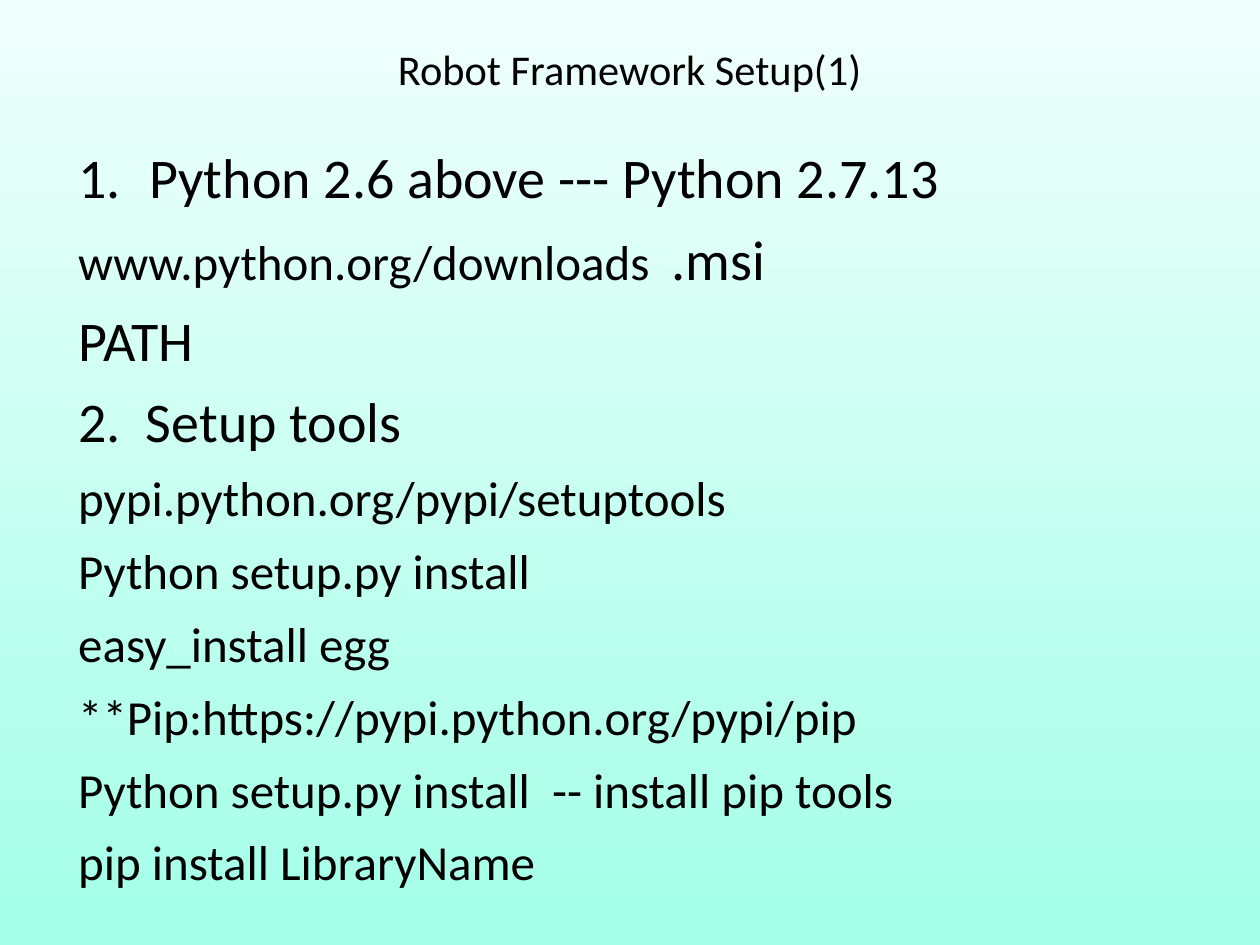
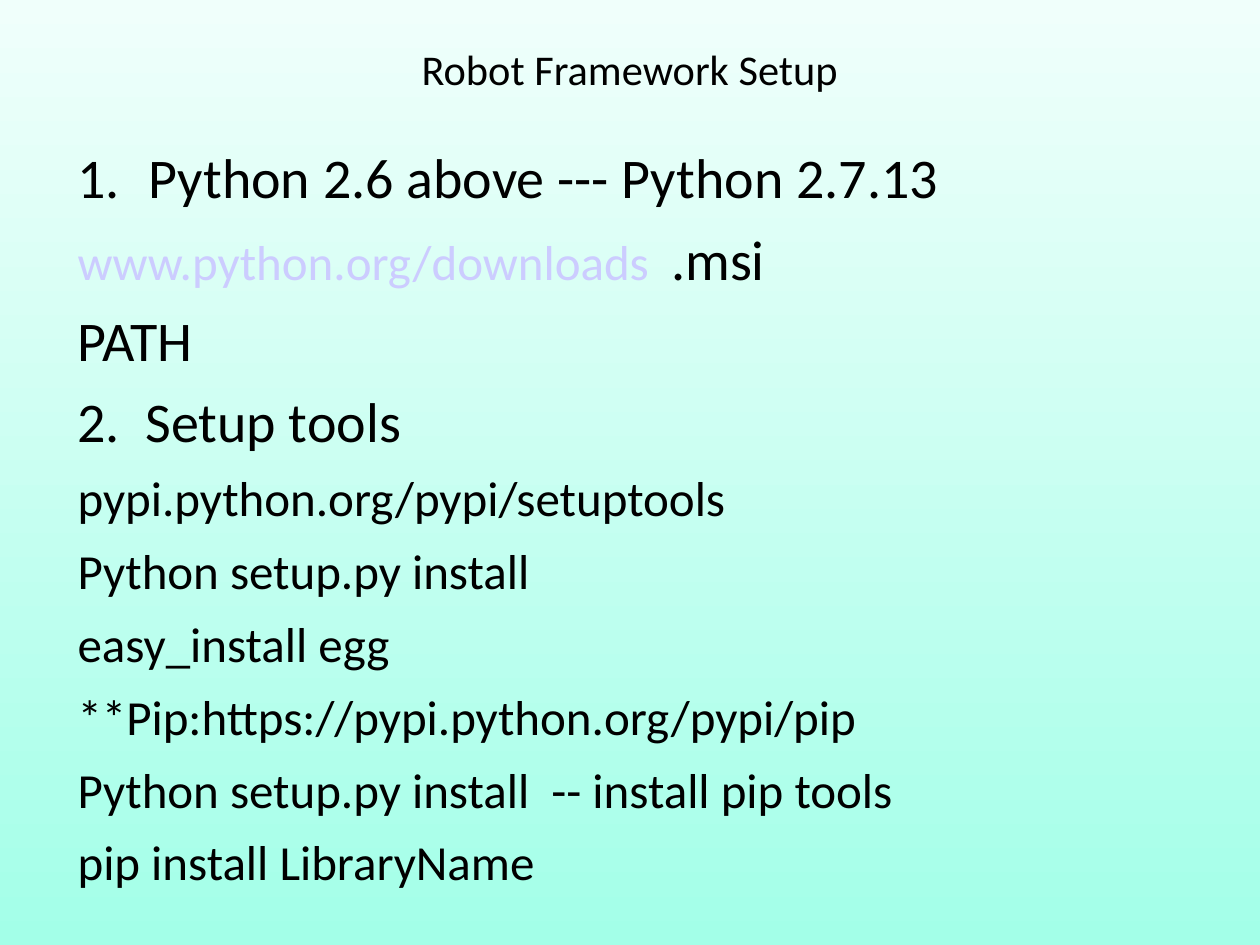
Before and after one commit to robin3795/Data, a slide deck: slide 31 of 2018_1.ppt. Drawn at 1260x945 pixels with LibreOffice and Linux fonts; fonts in the diff are those of the drawing. Boxes give left, top, right and bottom in pixels: in the first picture for what was removed or moved away, otherwise in the second. Text is boxed around its words. In the diff, an @@ line names an element or a change of style, - is before the commit and + after.

```diff
--- a/2018_1.ppt
+++ b/2018_1.ppt
@@ text in free at box(422, 55, 838, 92): text changed @@
-Robot Framework Setup(1)
+Robot Framework Setup
@@ free "Python 2.6 above --- Python ..." at box(59, 136, 1201, 900): text colour #000000 to #CCCCFF in "www.python.org/downloads" @@
```
Also in this commit, not shown: 9 other slides changed, 39 slides added, 2 slides removed.
